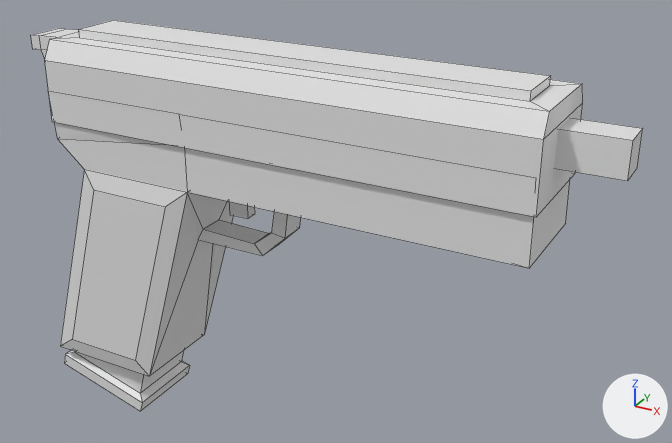
A saved change to the Blender file game/blender/enforcer.blend.
Both versions are drawn from a 50 mm camera at (0.532, -0.841, 0.538) aimed at (0.047, 0.042, 0.096). Arrows for +X, +Y and +Z are at lower right; the lights stay in place. The older version comes first. Mesh edges are drawn as thin lines.

The first picture shows 'ActionCycler', 'Body', 'Cube'.
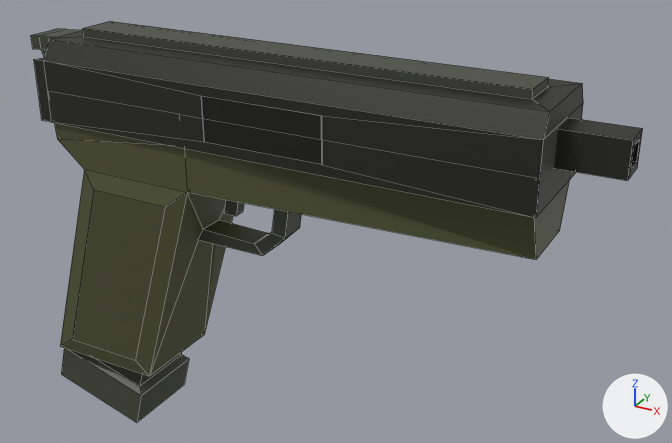
Where the change shows, as pixel boxes (x1, y1, x2, y2) in the pictures (672 x 443 px; the box of a moved part takes in the faces that stretch with it):
'ActionCycler', surface changed, reshaped, rescaled (white to grey)
    before: (45, 20, 583, 217)
    after: (34, 21, 583, 218)
'Body', surface changed, reshaped (white to yellow)
    both: (31, 28, 643, 376)
'Cube', surface changed, reshaped (white to black)
    before: (64, 350, 190, 412)
    after: (61, 348, 189, 422)
part 1 of me_cube, moved or reshaped
    before: (184, 148, 570, 268)
    after: (184, 148, 570, 260)
part 2 of me_cube, cut back
    both: (628, 129, 643, 180)
part 3 of me_cube, surface changed (grey to yellow)
    both: (31, 28, 643, 376)
part 4 of me_cube_001, built on
    before: (45, 60, 544, 217)
    after: (34, 58, 543, 218)
part 5 of me_cube_001, recoloured
    both: (45, 21, 583, 217)

The change, as a list of edits to the scene's bpy script:
```text
Add img_palette_png:
    img_palette_png = load_image('palette.png', '../palette.png', 32, 32, 'sRGB')
Change mat_material:
    remove mat_material.base_color = (0.8, 0.8, 0.8)  # white #e7e7e7
    add mat_material.texture = img_palette_png
Change me_cube:
    used by ob_body; location = (0.0, 0.0, 0.0)
    verts and faces of me_cube; kept vertices keep their numbers, new ones are numbered from 94
    before: 12 (-0.045, 0.007, 0.143), 13 (-0.045, -0.007, 0.143), 20 (-0.071, 0.007, 0.099), 21 (-0.071, -0.007, 0.099) at pixel (229, 214), 22 (-0.045, 0.007, 0.099) at pixel (254, 214)
    before: 23 (-0.045, -0.007, 0.099) at pixel (247, 218), 48 (0.311, 0.06, 0.143) at pixel (565, 223), 49 (0.311, -0.06, 0.143) at pixel (529, 268)
    remove me_cube.from_pydata(...)  # 94 vertices, 87 faces; spans x -0.345..0.383, y -0.065..0.066, z -0.129..0.291
    add me_cube.from_pydata(...)  # 102 vertices, 95 faces; spans x -0.345..0.383, y -0.065..0.066, z -0.129..0.291
    me_cube part 1
    add for i in [12, 13, 20, 21]: verts[i] += (-0.008, 0.0, 0.0)
    add verts[22] = (-0.062, 0.007, 0.099)  # moved, pixel (242, 211)
    add verts[23] = (-0.062, -0.007, 0.099)  # moved, pixel (236, 216)
    add verts[48] = (0.311, 0.039, 0.143)  # moved, pixel (559, 230)
    add verts[49] = (0.311, -0.039, 0.143)  # moved, pixel (536, 259)
    me_cube part 2
    1 face is deleted
    8 vertices are added at x 0.168..0.383, y -0.012..0.012, z 0.239..0.262
    9 new faces join them
    me_cube part 3: 86 kept faces spanning x -0.345..0.383, y -0.065..0.066, z -0.129..0.291 get new texture (UV) coordinates
Change me_cube_001:
    used by ob_actioncycler; location = (0.0, 0.0, 0.0)
    remove me_cube_001.from_pydata(...)  # 20 vertices, 18 faces; spans x -0.283..0.315, y -0.065..0.065, z 0.198..0.306
    add me_cube_001.from_pydata(...)  # 44 vertices, 40 faces; spans x -0.299..0.315, y -0.065..0.065, z 0.198..0.306
    me_cube_001 part 4
    3 faces are deleted
    4 vertices in x -0.258..0.289, y -0.03, z 0.296..0.306 move by (0.0, 0.007, 0.0)
    4 vertices in x -0.258..0.289, y 0.03, z 0.296..0.306 move by (0.0, -0.007, 0.0)
    18 vertices are added at x -0.299..0.089, y -0.065..0.065, z 0.198..0.273
    6 new vertices lie (0.0, 0.0, 0.069) away from vertices in x -0.299..-0.182, y -0.028..0.028, z 0.199
    25 new faces join them
    me_cube_001 part 5: 15 faces spanning x -0.283..0.315, y -0.065..0.065, z 0.198..0.306 switch from no material to mat_material (picture img_palette_png)
Change me_cube_002:
    used by ob_cube; location = (-0.196, 0.0, 0.075); rotation_euler = (0.0, 0.267, 0.0), in degrees (0, 15, 0); scale = (0.0584, 0.0447, 0.0584)
    remove me_cube_002.from_pydata(...)  # 20 vertices, 18 faces; spans x -1.19..1.14, y -1.17..1.17, z -4.54..1.0
    add me_cube_002.from_pydata(...)  # 28 vertices, 26 faces; spans x -1.24..1.1, y -1.17..1.17, z -4.93..1.03
    me_cube_002 part 6: 17 faces spanning x -1.24..1.1, y -1.17..1.17, z -4.93..1.0 switch from no material to mat_material (picture img_palette_png)
    edits to the shape of me_cube_002 do not show in these pictures
Change ob_actioncycler:
    ob_actioncycler.scale: (1.0, 1.0, 1.0) -> (1.0, 1.02, 1.0)
```
